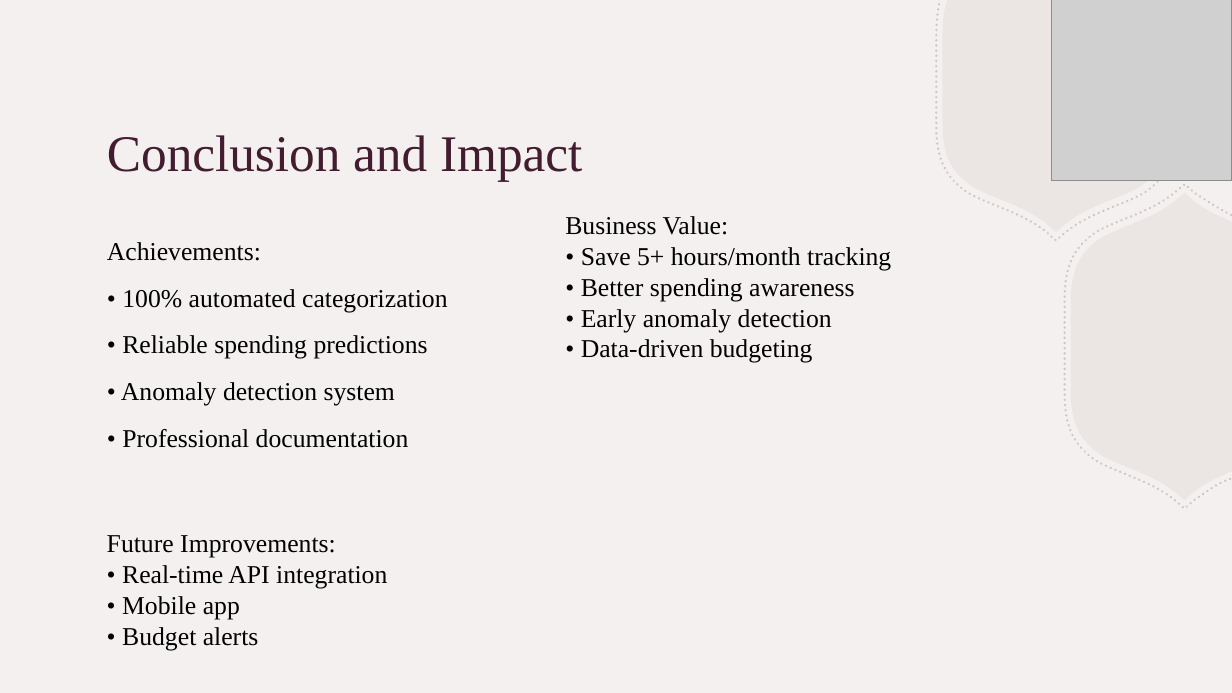
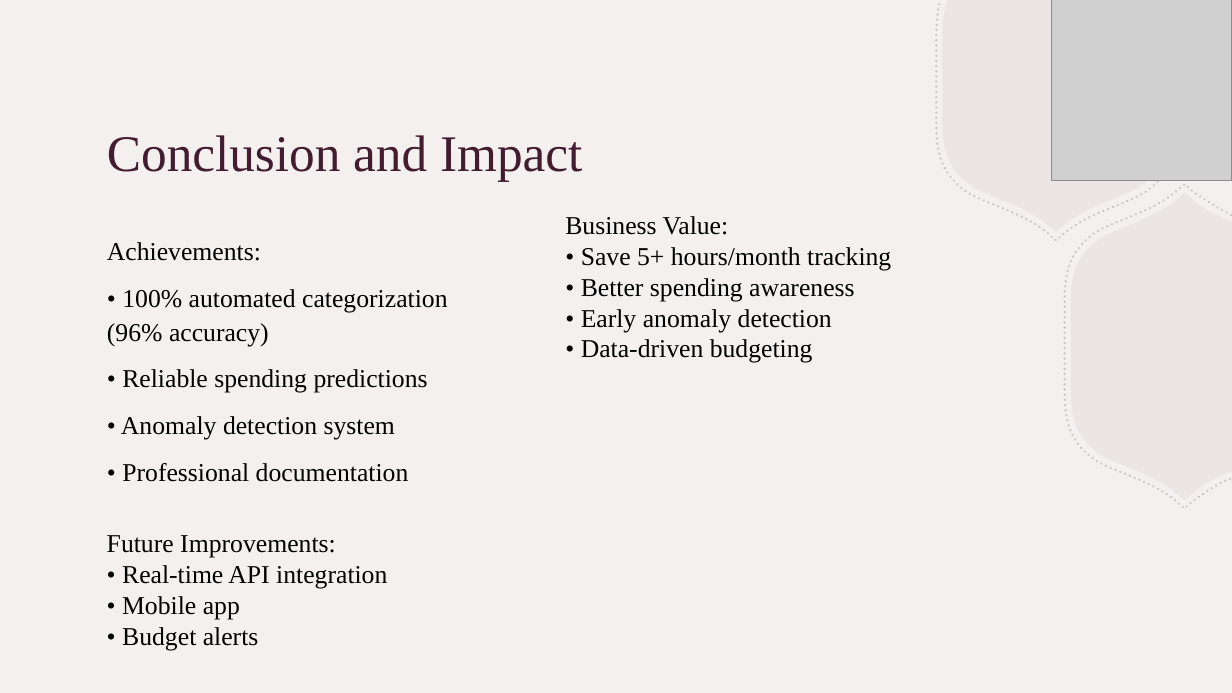
Before and after one commit to JasperCroijmans/personal-finance-analyzer, a slide deck: slide 7 of Personal_Finance_Analyzer_Presentation.pptx. Drawn at 1232x693 pixels with LibreOffice and Linux fonts; fonts in the diff are those of the drawing; grey boxes stand for pictures. Boxes give left, top, right and bottom in pixels: in the first picture for what was removed or moved away, otherwise in the second. Text is boxed around its words. In the diff, an @@ line names an element or a change of style, - is before the commit and + after.

```diff
--- a/Personal_Finance_Analyzer_Presentation.pptx
+++ b/Personal_Finance_Analyzer_Presentation.pptx
@@ text at (x1=107, y1=289, x2=447, y2=346): text changed @@
-• 100% automated categorization
+• 100% automated categorization (96% accuracy)
```
Also in this commit, not shown: 1 other slide changed.
